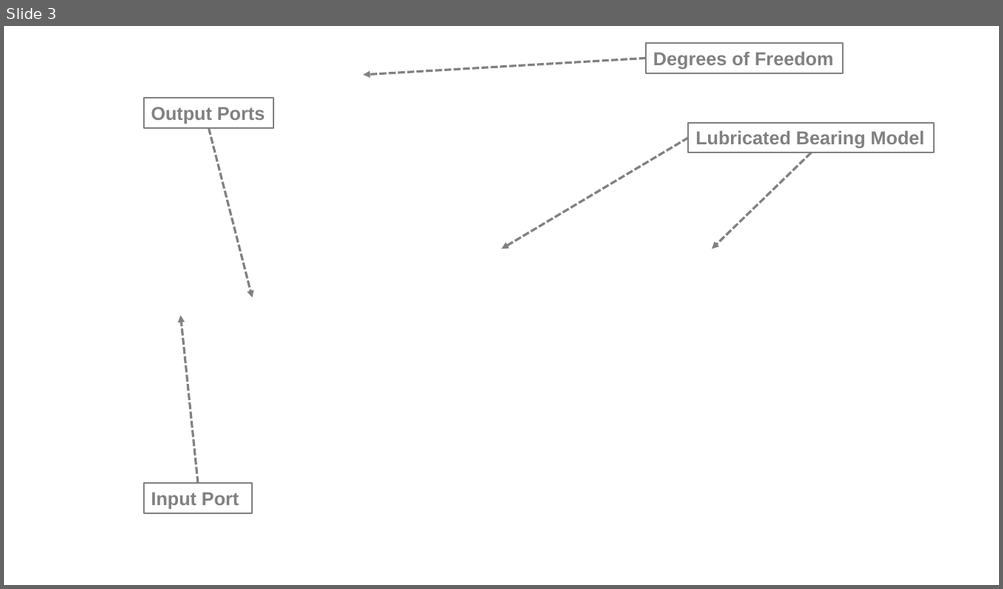
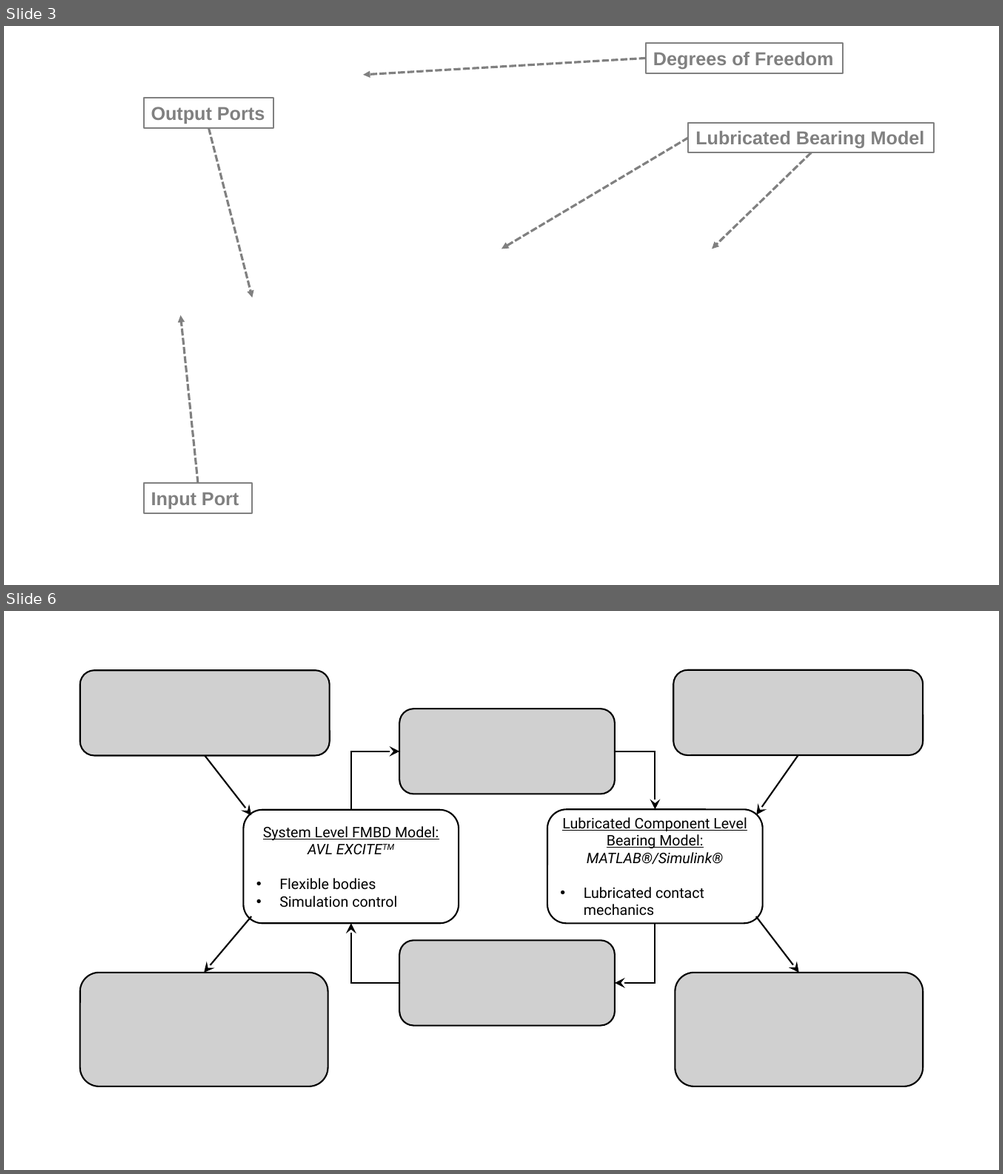
Before and after one commit to QuestH/PhDThesis, a slide deck: Chapters/04_Modelling_Lubricated_Bearings_in_a_Flexible_Multi-Body_Dynamic_Environment/Graphics.pptx. Shown one above the other, each under a label of ours: slide 3 before the commit, slides 3 and 6 after it; the slides between them are not shown. The pictures are 1003x589 and 1003x1174 pixels, drawn with LibreOffice and Linux fonts; fonts in the diff are those of the drawing; grey boxes stand for pictures; background and template pictures are left out. Boxes give left, top, right and bottom in pixels: in the first picture for what was removed or moved away, otherwise in the second. Text is boxed around its words. In the diff, an @@ line names an element or a change of style, - is before the commit and + after.

```diff
--- a/Chapters/04_Modelling_Lubricated_Bearings_in_a_Flexible_Multi-Body_Dynamic_Environment/Graphics.pptx
+++ b/Chapters/04_Modelling_Lubricated_Bearings_in_a_Flexible_Multi-Body_Dynamic_Environment/Graphics.pptx
@@ slide 6 added at box(4, 611, 999, 1170), background #FFFFFF @@
@@ picture added at box(80, 671, 330, 756) @@
@@ picture added at box(673, 670, 922, 755) @@
@@ picture added at box(399, 709, 614, 794) @@
@@ arrow added from (205, 756) to (252, 815), #000000 1.5 pt @@
@@ elbow arrow added from (351, 810) to (399, 752), #000000 1.5 pt @@
@@ elbow arrow added from (614, 752) to (654, 809), #000000 1.5 pt @@
@@ arrow added from (798, 756) to (756, 815), #000000 1.5 pt @@
@@ rounded rectangle added at box(244, 810, 458, 923), outline #000000 1.5 pt, 14 pt, text #000000 @@
+System Level FMBD Model:
+AVL EXCITETM
+• Flexible bodies
+• Simulation control
@@ rounded rectangle added at box(547, 809, 762, 923), outline #000000 1.5 pt, 14 pt, text #000000 @@
+Lubricated Component Level Bearing Model: MATLAB®/Simulink®
+• Lubricated contact mechanics
@@ arrow added from (252, 917) to (204, 973), #000000 1.5 pt @@
@@ arrow added from (756, 917) to (799, 973), #000000 1.5 pt @@
@@ elbow arrow added from (399, 983) to (351, 923), #000000 1.5 pt @@
@@ picture added at box(399, 941, 614, 1026) @@
@@ elbow arrow added from (654, 923) to (614, 983), #000000 1.5 pt @@
@@ picture added at box(80, 973, 328, 1087) @@
@@ picture added at box(674, 973, 922, 1087) @@
```
Also in this commit, not shown: 2 other slides added, 1 slide removed, 38 other files.
